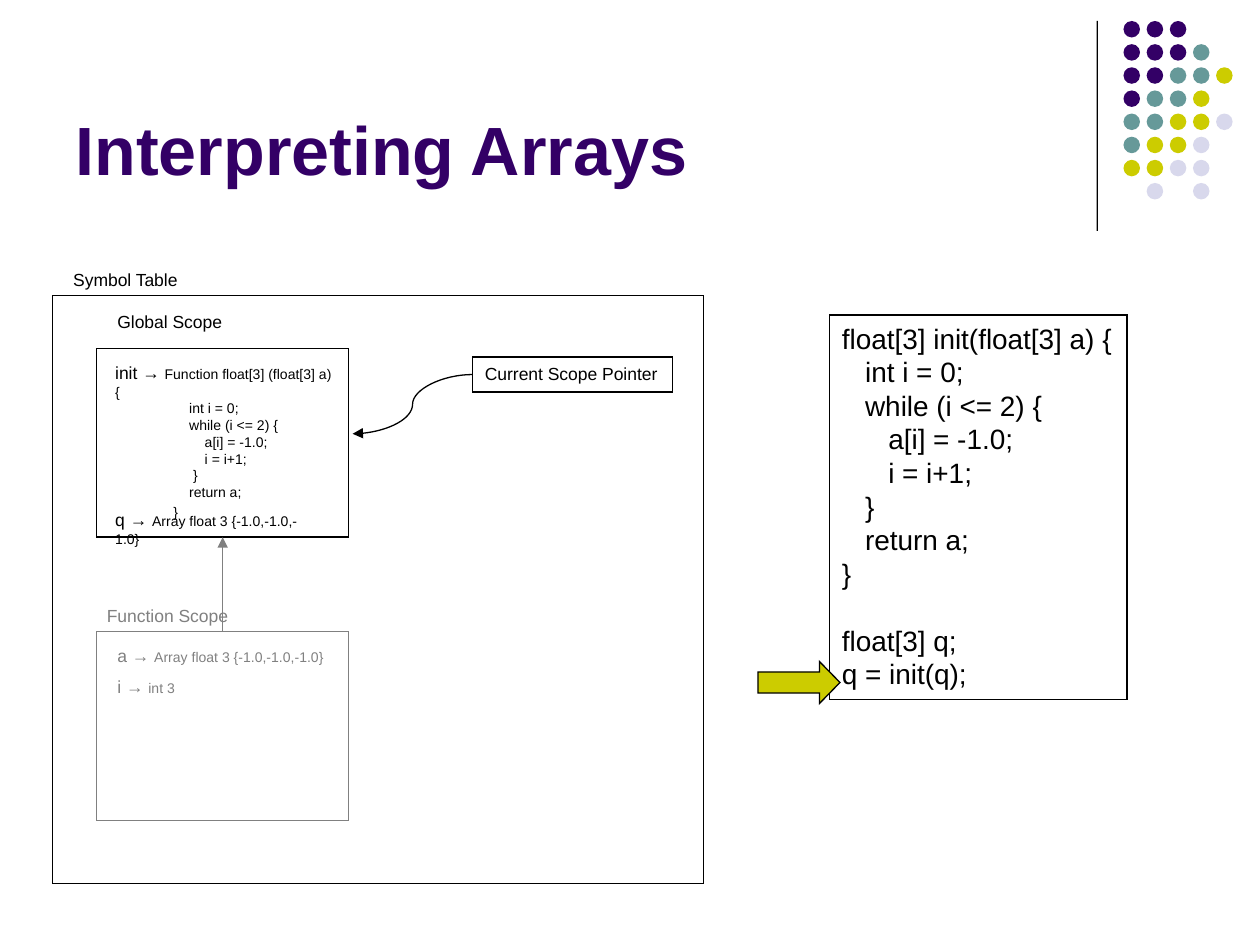
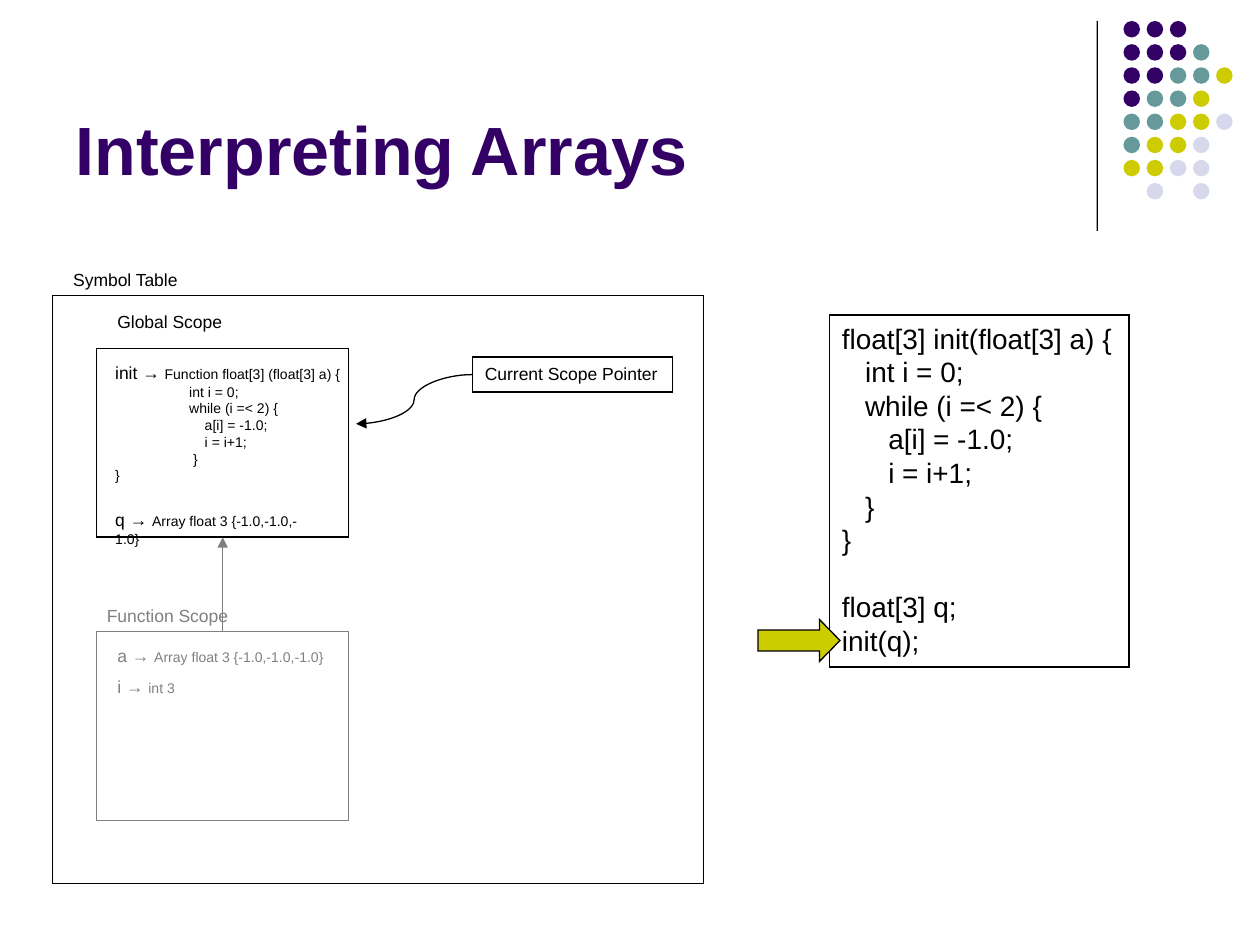
Before and after one commit to lutzhamel/CSC402, a slide deck: slide 32 of notes/csc402-ln019.pptx. Drawn at 1260x945 pixels with LibreOffice and Linux fonts; fonts in the diff are those of the drawing. Boxes give left, top, right and bottom in pixels: in the first picture for what was removed or moved away, otherwise in the second. Text is boxed around its words. In the diff, an @@ line names an element or a change of style, - is before the commit and + after.

```diff
--- a/notes/csc402-ln019.pptx
+++ b/notes/csc402-ln019.pptx
@@ rectangle "float[3] init(float[3] a) {": place and size @@
-rectangle "float[3] init(float[3] a) {" at [829,315,1126,699]
+rectangle "float[3] init(float[3] a) {" at [829,315,1129,667]
@@ curved arrow moved from (472, 374) - (353, 433) to (472, 374) - (357, 423) @@
@@ text at [189,403,269,416]: text changed @@
-while (i <= 2) {
+while (i =< 2) {
@@ text in rectangle at [865,395,1025,421]: text changed @@
-while (i <= 2) {
+while (i =< 2) {
@@ text at [189,488,242,499]: paragraph removed @@
-return a;
@@ text in rectangle at [865,532,969,554]: paragraph removed @@
-return a;
@@ right arrow: place and size @@
-right arrow at [759,662,840,703]
+right arrow at [759,620,840,662]
@@ text in rectangle at [842,630,919,656]: text changed @@
-q = init(q);
+init(q);
```
Also in this commit, not shown: 33 other slides changed, 14 slides removed, 9 other files.
